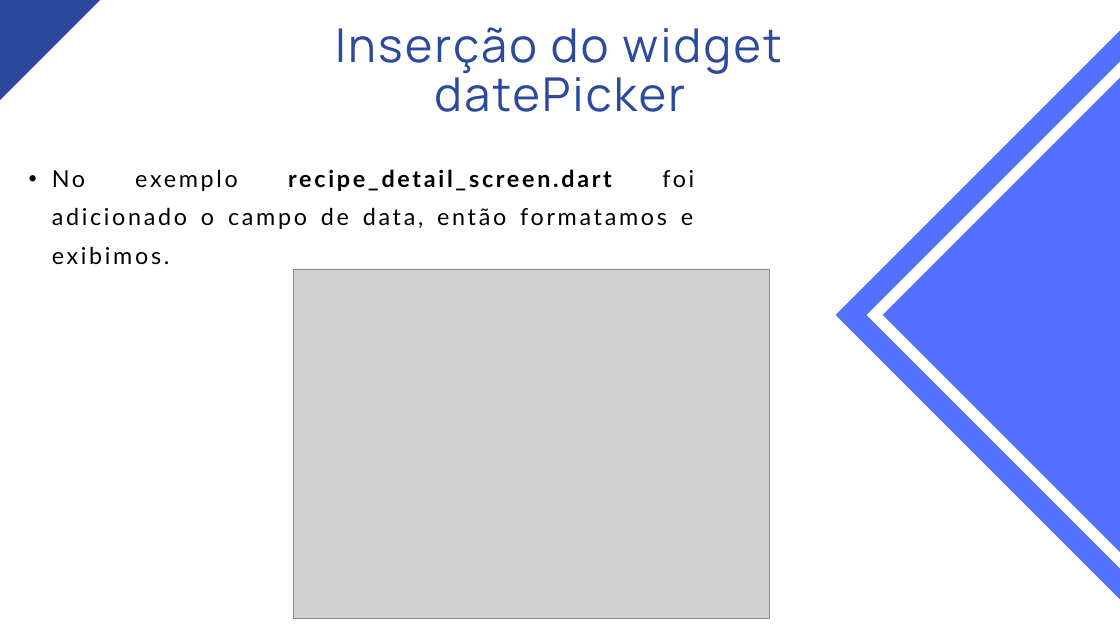
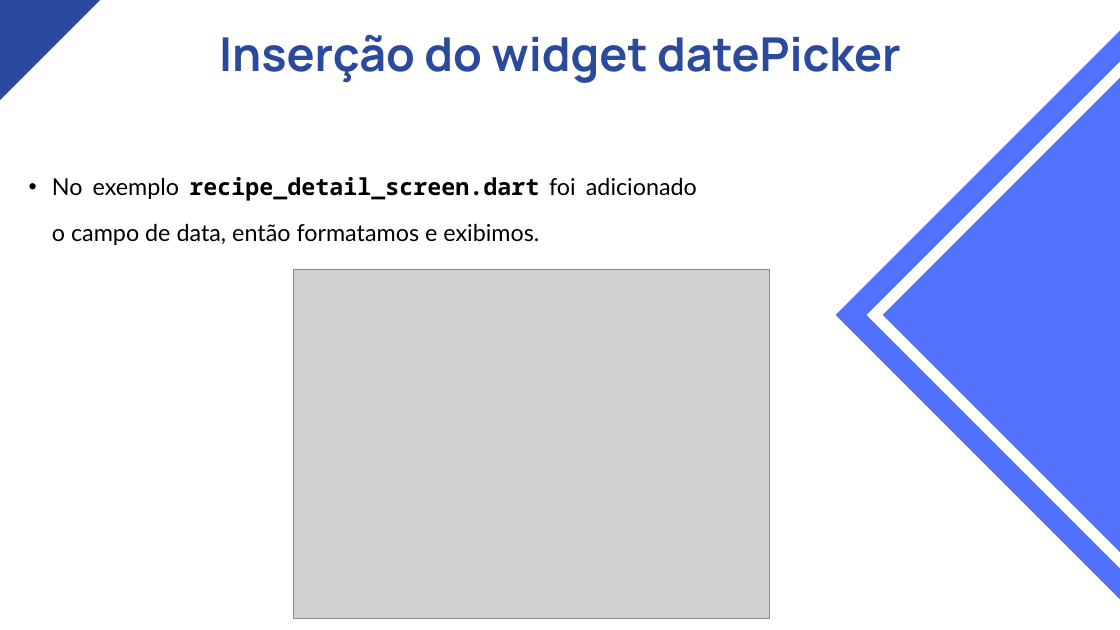
Before and after one commit to nataliascosta/Flutter, a slide deck: slide 12 of Módulo 10 - Componentes de formulários/Módulo X - Componentes de Formulários.pptx. Drawn at 1120x630 pixels with LibreOffice and Linux fonts; fonts in the diff are those of the drawing; grey boxes stand for pictures. Boxes give left, top, right and bottom in pixels: in the first picture for what was removed or moved away, otherwise in the second. Text is boxed around its words. In the diff, an @@ line names an element or a change of style, - is before the commit and + after.

```diff
--- a/Módulo 10 - Componentes de formulários/Módulo X - Componentes de Formulários.pptx
+++ b/Módulo 10 - Componentes de formulários/Módulo X - Componentes de Formulários.pptx
@@ text "Inserção do widget datePicker": place and size @@
-text "Inserção do widget datePicker" at (335, 27, 781, 112)
+text "Inserção do widget datePicker" at (219, 34, 901, 83)
@@ text "Inserção do widget datePicker" at (219, 34, 901, 83): letter spacing 3 to 0 pt, bold on; line spacing 63pt to 1.05 @@
@@ text "No exemplo recipe_detail_screen.dart foi adicionado ..." at (52, 177, 697, 245): font Lato to Noto Sans Mono in "recipe_detail_screen.dart"; letter spacing 3.5 to 0 pt; line spacing 49pt to 1.63 @@
```
Also in this commit, not shown: 13 other slides changed, 2 other files.
